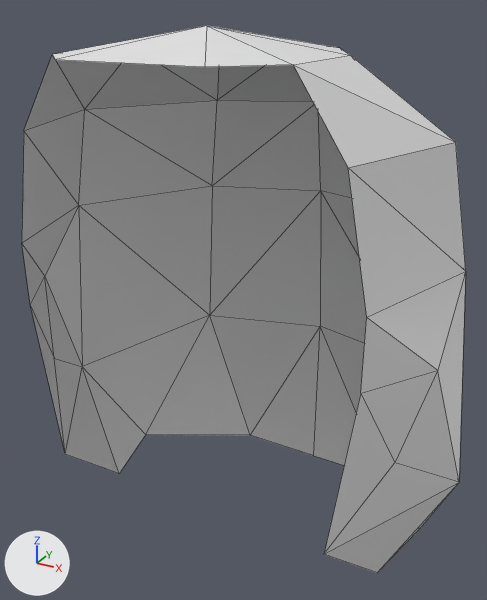
Before and after pictures for a commit that changed the OBJ model teardown/wwf-no-mercy/models/unlabeled/model_1515.obj.
The view is the same before and after, from a camera (50 mm lens) standing at (14.4, -41.2, 29.7) and looking at (-0.7, -13.9, 16.1). The lights are fixed; the arrows at lower left show +X, +Y and +Z. The first picture is the older version. Mesh edges are drawn as thin lines. Where no turn or scale is listed for an object, it has been applied to the vertices. Vertices at exactly the same position are counted once.

Before the edit, the objects in view are built like this:
```python
me_model_1515 = bpy.data.meshes.new('model_1515')
me_model_1515.from_pydata(...)  # 44 vertices, 67 faces; spans x -11.0..11.0, y -23.0..-5.0, z 1.0..29.0
ob_model_1515 = bpy.data.objects.new('model_1515', me_model_1515)
ob_model_1515.location = (0.0, 0.0, 0.0)
```
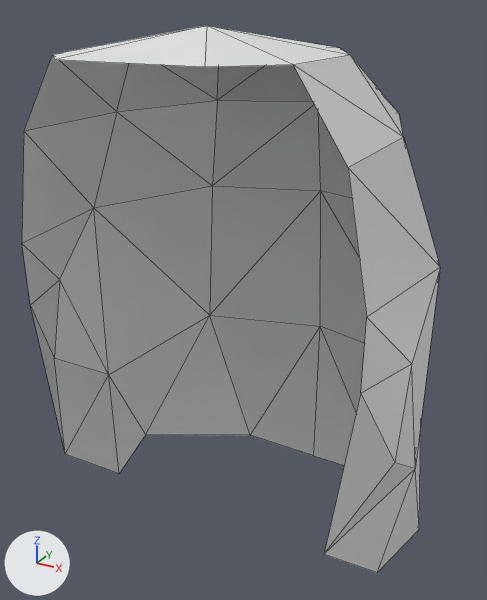
The edits, one by one:
me_model_1515 is used by ob_model_1515.
me_model_1515 had 44 vertices, 67 faces and spanned x -11.0..11.0, y -23.0..-5.0, z 1.0..29.0.
me_model_1515 now has 44 vertices, 67 faces and spans x -9.0..9.0, y -23.0..-5.0, z 1.0..29.0.
Part 1, on me_model_1515:
Vertex 22 of me_model_1515 moves from (10.0, -15.0, 20.0) at pixel (465, 271) to (9.0, -15.0, 20.0) at pixel (440, 267).
Vertex 23 of me_model_1515 moves from (11.0, -15.0, 10.0) at pixel (459, 482) to (9.0, -15.0, 10.0) at pixel (415, 468).
Vertex 33 of me_model_1515 moves from (9.0, -15.0, 25.0) at pixel (455, 142) to (7.0, -15.0, 25.0) at pixel (403, 137).
Vertex 34 of me_model_1515 moves from (10.0, -18.0, 17.0) at pixel (437, 370) to (9.0, -18.0, 17.0) at pixel (411, 363).
Part 2, on me_model_1515:
Vertex 25 of me_model_1515 moves from (-10.0, -15.0, 20.0) at pixel (78, 205) to (-9.0, -15.0, 20.0) at pixel (93, 207).
Vertex 28 of me_model_1515 moves from (-9.0, -15.0, 25.0) at pixel (84, 109) to (-7.0, -15.0, 25.0) at pixel (116, 111).
Vertex 37 of me_model_1515 moves from (-10.0, -18.0, 17.0) at pixel (44, 276) to (-9.0, -18.0, 17.0) at pixel (59, 279).
Vertex 38 of me_model_1515 moves from (-11.0, -15.0, 10.0) at pixel (82, 366) to (-9.0, -15.0, 10.0) at pixel (108, 374).

Where the change shows, as pixel boxes [x1, y1, x2, y2] in the pictures (487 x 600 px; the box of a moved part takes in the faces that stretch with it):
'model_1515', reshaped: before [22, 25, 466, 573]; after [22, 25, 440, 573]
part 1 of me_model_1515, moved or reshaped: before [294, 55, 466, 573]; after [294, 55, 440, 573]
part 2 of me_model_1515, moved or reshaped: [22, 55, 217, 473] in both
